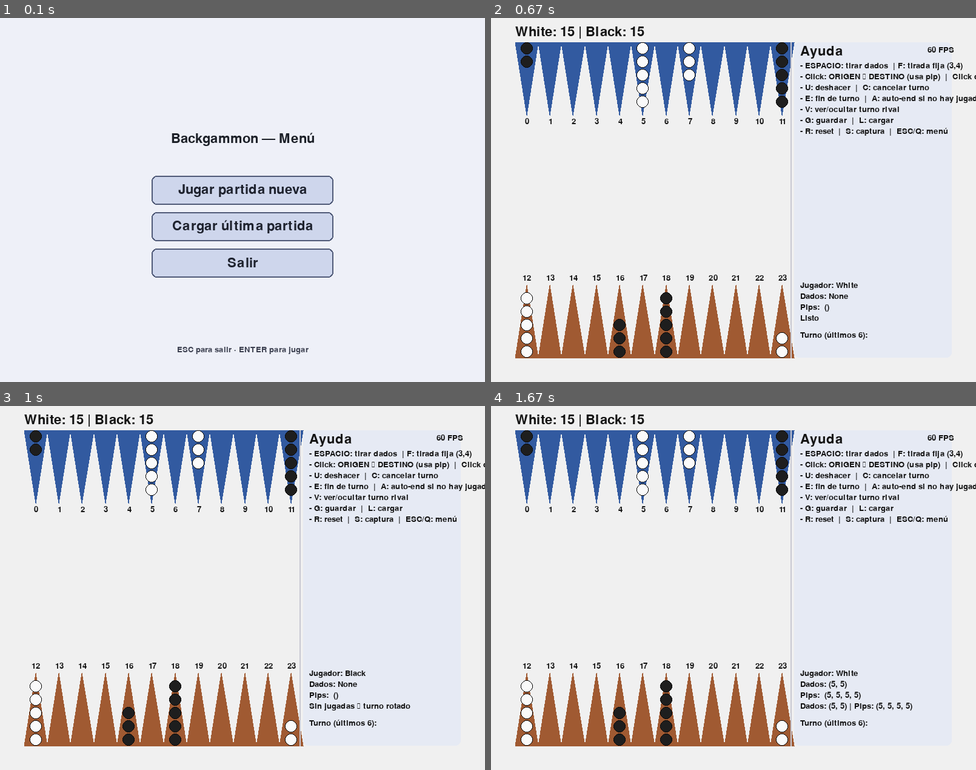
Above: before the commit, frames 1-4 (two rows, left to right).
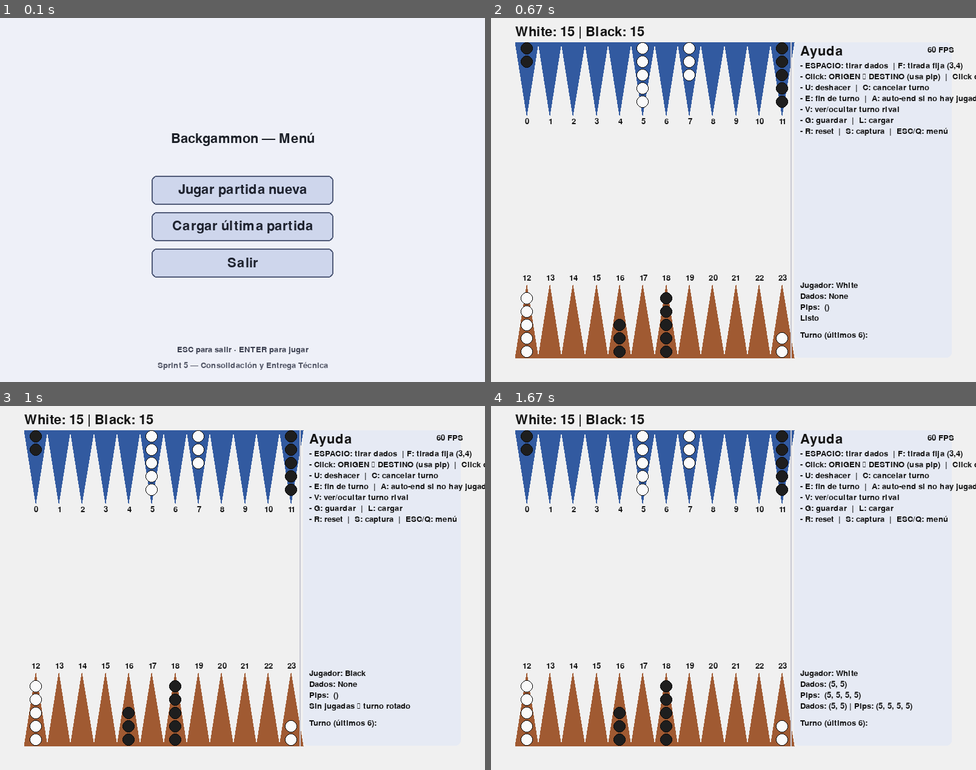
Above: after the commit, the same moments.

Repository: um-computacion/computacion-2025-backgammon-Macarena-Ardevol
Game: pygame game, started from backgammon/pygame_ui/__main__.py
Same seed, same stepped clock (60 frames per second), same inputs: the game is played once before the commit and once after it.
Inputs:
- Up to frame 1 (0.1 s): no input
- Up to frame 2 (0.67 s): tap Enter at 0.33 s
- Up to frame 3 (1 s): hold C from 0.67 s (still down); hold A from 0.67 s (still down)
- Up to frame 4 (1.67 s): release C at 1.2 s; release A at 1.2 s; tap G at 1.23 s; hold A from 1.57 s (still down); tap Space at 1.63 s

The runs differ from the first frame. In frame 1, 0.3% of the frame differs, in the area x 32-68%, y 94-97%; in frame 2, nothing differs; in frame 3, nothing differs; in frame 4, nothing differs.

Commit message:
ui: agregar footer con 'Sprint 5 — Consolidación y Entrega Técnica' en el menú

Diff:
--- a/backgammon/pygame_ui/__main__.py
+++ b/backgammon/pygame_ui/__main__.py
@@ -111,16 +111,19 @@
         return res
 
     # ---------- escena de juego (reusa tu loop existente) ----------
-    def run_game_loop(screen, clock, font, font_small, font_badge):
+    def run_game_loop(screen, clock, font, font_small, font_badge, preloaded_game: "BackgammonGame|None" = None):
         nonlocal LAST_MOVE_CLR, RIVAL_TURN_CLR, LEGAL, OUTLINE
         nonlocal BOARD_W, BOARD_LEFT, MARGIN, TRI_H, PANEL_W, BG, BG_PANEL, SEP, TOP_CLR, BOT_CLR, TXT
         nonlocal R, GAP, BADGE_R, BOARD_RIGHT, W, H
 
-        # Juego real
-        game = BackgammonGame()
-        game.add_player("White", "white")
-        game.add_player("Black", "black")
-        game.setup_board()
+        # Juego real (opcionalmente pre-cargado)
+        if preloaded_game is not None:
+            game = preloaded_game
+        else:
+            game = BackgammonGame()
+            game.add_player("White", "white")
+            game.add_player("Black", "black")
+            game.setup_board()
         board = game.board()
 
         col_w = BOARD_W / 12
@@ -184,7 +187,7 @@
             # Eventos
             for event in pygame.event.get():
                 if event.type == pygame.QUIT:
-                    # volver al menú en lugar de cerrar la app por completo
+                    # volver al menú
                     running = False
 
                 elif event.type == pygame.KEYDOWN:
@@ -549,6 +552,21 @@
         btn_load  = Button("Cargar última partida", (W//2 - 150, H//2 + 20, 300, 48))
         btn_exit  = Button("Salir", (W//2 - 150, H//2 + 80, 300, 48))
         info = "ESC para salir · ENTER para jugar"
+        sprint_footer = "Sprint 5 — Consolidación y Entrega Técnica"
+
+        # Ruta de guardado para el botón Cargar
+        SAVEDIR = Path("saves")
+        SAVEFILE = SAVEDIR / "last.json"
+
+        def try_load_game():
+            if SAVEFILE.exists():
+                try:
+                    with open(SAVEFILE, "r", encoding="utf-8") as f:
+                        data = json.load(f)
+                    return BackgammonGame.from_dict(data)
+                except Exception:
+                    return None
+            return None
 
         in_menu = True
         while in_menu:
@@ -560,17 +578,18 @@
                         pygame.quit(); return
                     if event.key in (pygame.K_RETURN, pygame.K_SPACE):
                         # jugar directo
+                        pygame.display.set_caption("Backgammon - Juego")
                         run_game_loop(screen, clock, font, font_small, font_badge)
                         pygame.display.set_caption("Backgammon - Menú")
                 elif event.type == pygame.MOUSEBUTTONDOWN and event.button == 1:
                     if btn_play.hit(event.pos):
+                        pygame.display.set_caption("Backgammon - Juego")
                         run_game_loop(screen, clock, font, font_small, font_badge)
                         pygame.display.set_caption("Backgammon - Menú")
                     elif btn_load.hit(event.pos):
-                        # Intentar cargar y entrar al loop reutilizando teclas de carga (L) apenas inicia
-                        # Aquí simplemente abrimos el loop; el propio juego permite L para cargar.
-                        # (Mantenemos comportamiento existente sin duplicar lógica)
-                        run_game_loop(screen, clock, font, font_small, font_badge)
+                        pre_g = try_load_game()
+                        pygame.display.set_caption("Backgammon - Juego")
+                        run_game_loop(screen, clock, font, font_small, font_badge, preloaded_game=pre_g)
                         pygame.display.set_caption("Backgammon - Menú")
                     elif btn_exit.hit(event.pos):
                         pygame.quit(); return
@@ -586,6 +605,10 @@
             screen.blit(font_small.render(info, True, (60, 64, 80)),
                         (W//2 - font_small.size(info)[0]//2, H - 60))
 
+            # Footer Sprint (compromiso del proyecto)
+            sf_surf = font_small.render(sprint_footer, True, (80, 84, 100))
+            screen.blit(sf_surf, (W//2 - sf_surf.get_width()//2, H - 34))
+
             pygame.display.flip()
             clock.tick(60)
     finally:
